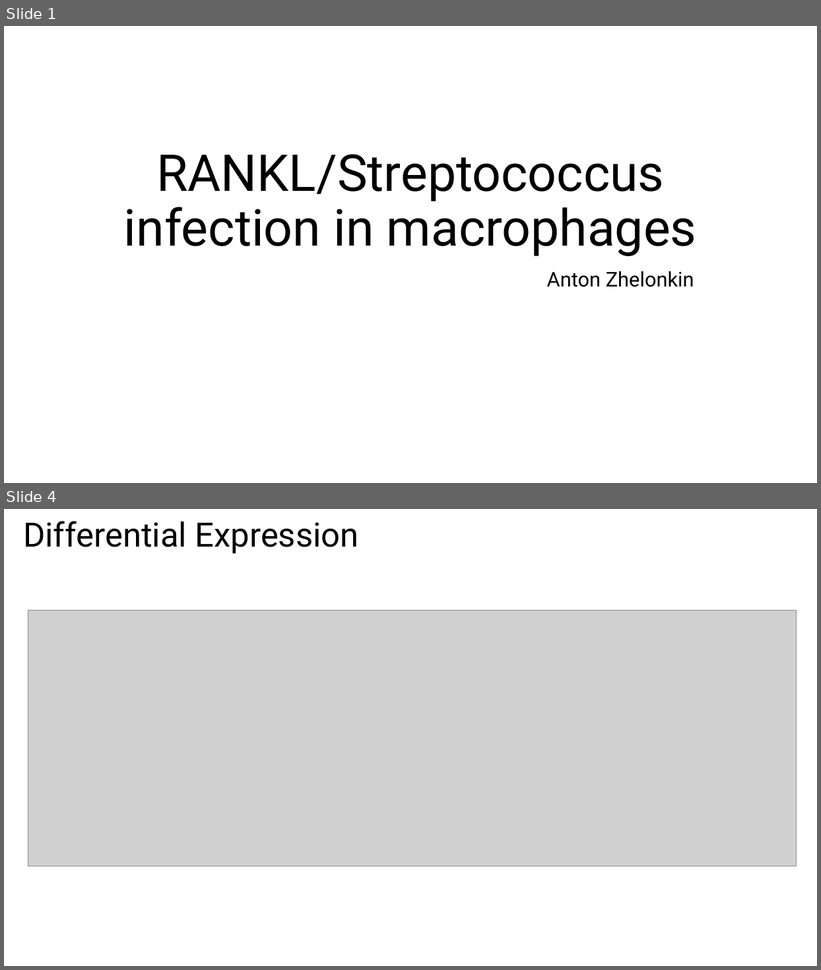
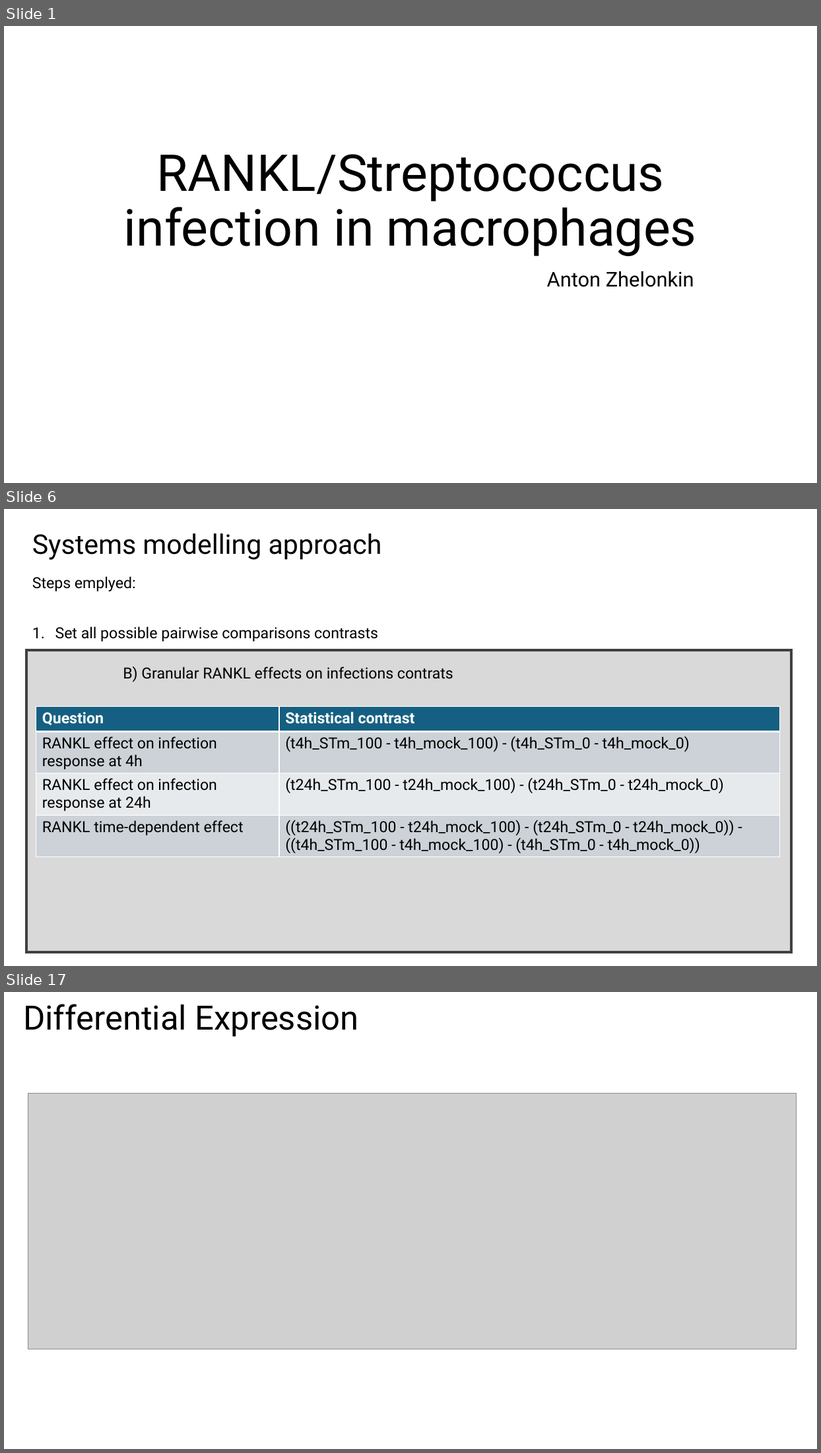
Before and after one commit to MogilenkoLabVUMC/Clara_RANKL_STAR_macrophage_infection, a slide deck: 3_Results/Clara_RANKL.pptx. Shown one above the other, each under a label of ours: slides 1 and 4 before the commit, slides 1, 6 and 17 after it; the slides between them are not shown. The pictures are 821x970 and 821x1453 pixels, drawn with LibreOffice and Linux fonts; fonts in the diff are those of the drawing; grey boxes stand for pictures. Boxes give left, top, right and bottom in pixels: in the first picture for what was removed or moved away, otherwise in the second. Text is boxed around its words. In the diff, an @@ line names an element or a change of style, - is before the commit and + after.

Commit message:
Pooled analysis results

```diff
--- a/3_Results/Clara_RANKL.pptx
+++ b/3_Results/Clara_RANKL.pptx
@@ slide 6 added at (4, 509, 817, 966), background #FFFFFF @@
@@ title added at (32, 533, 382, 560), 32 pt, text #000000 @@
+Systems modelling approach
@@ text added at (32, 576, 636, 767), 18 pt, text #CCCCCC @@
+Steps emplyed:
+1. Set all possible pairwise comparisons contrasts
+2. Calculate differential expression for each comparison
+3. Run GSEA across four pathway databases (Hallmark, KEGG, GO:BP, REACTOME)
+4. Pool significant pathways across all comparisons
+5. Generate pathway activity scores
+6. Visualize results in ordered heatmaps showing pathway behavior across all conditions
@@ rectangle added at (26, 650, 791, 953), fill #D9D9D9, outline #404040 3 pt @@
@@ text added at (123, 666, 453, 682), 18 pt, text #000000 @@
+B) Granular RANKL effects on infections contrats
@@ table added at (36, 707, 781, 860), 4 rows, 2 columns @@
+Question | Statistical contrast
+RANKL effect on infection response at 4h | (t4h_STm_100 - t4h_mock_100) - (t4h_STm_0 - t4h_mock_0)
+RANKL effect on infection response at 24h | (t24h_STm_100 - t24h_mock_100) - (t24h_STm_0 - t24h_mock_0)
+RANKL time-dependent effect | ((t24h_STm_100 - t24h_mock_100) - (t24h_STm_0 - t24h_mock_0)) - ((t4h_STm_100 - t4h_mock_100) - (t4h_STm_0 - t4h_mock_0))
@@ what was slide 4 is now slide 17 @@
```
Also in this commit, not shown: 1 slide changed, 13 other slides added, 1 slide removed, 41 other files.
